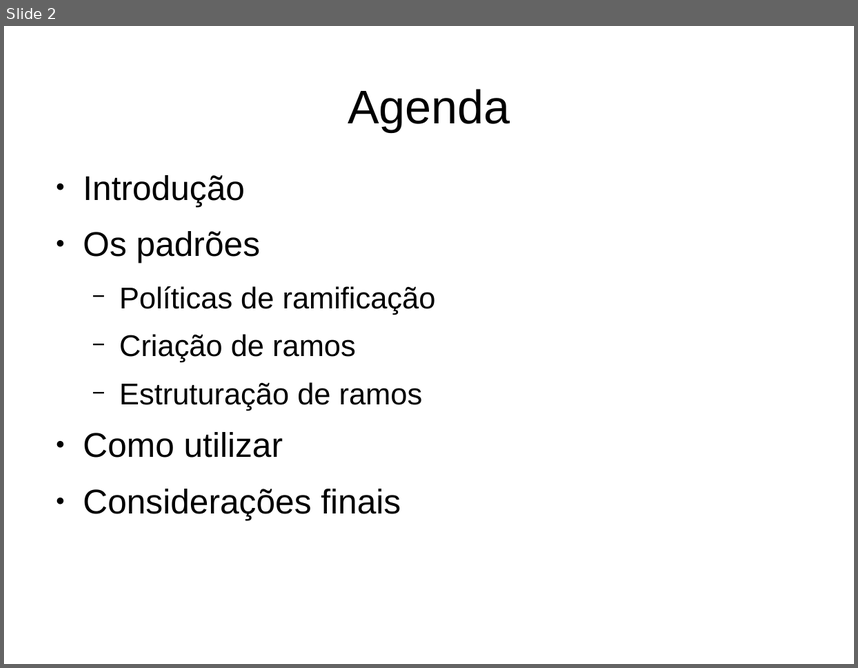
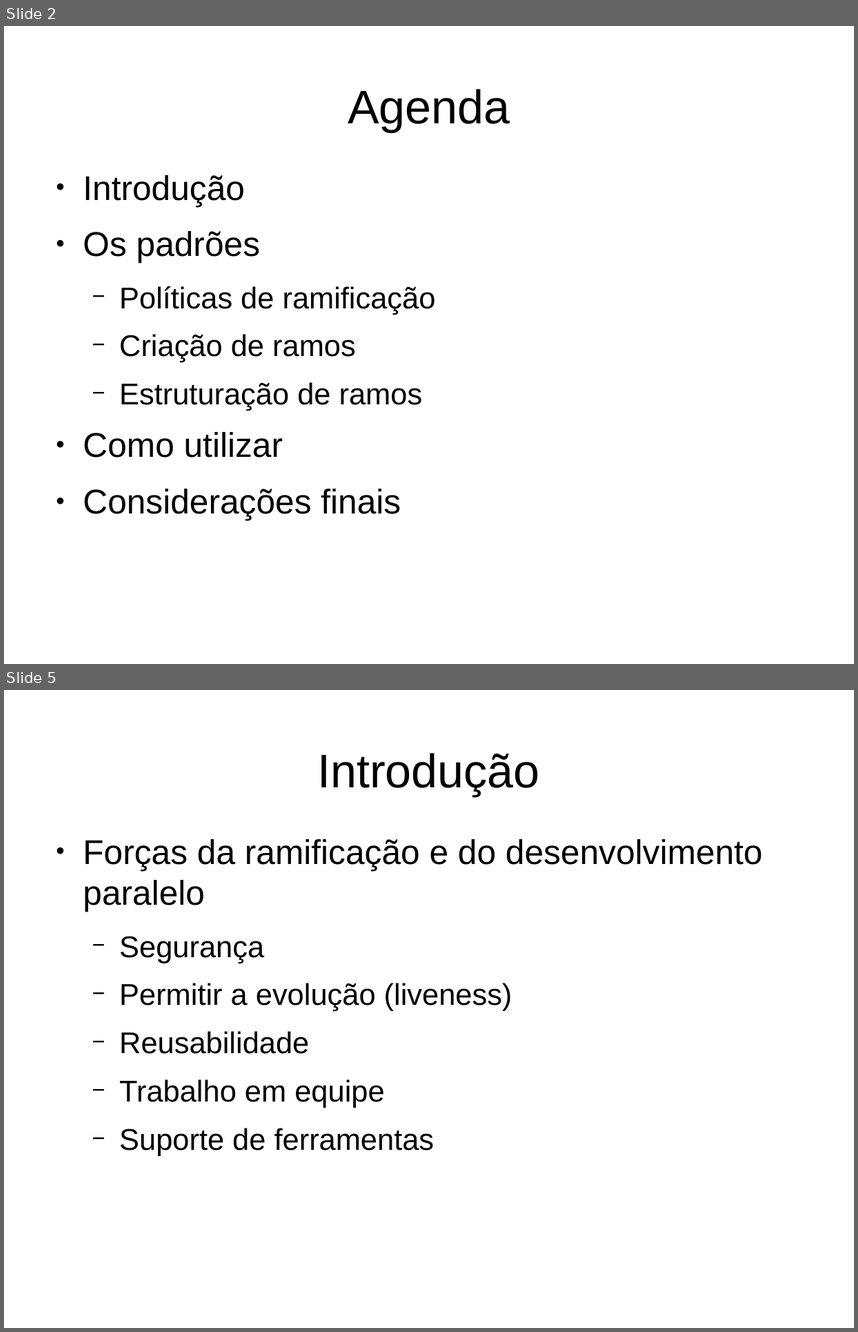
Before and after one commit to gtessa/gc20131_leitura_5, a slide deck: Inicial.odp. Shown one above the other, each under a label of ours: slide 2 before the commit, slides 2 and 5 after it; the slides between them are not shown. The pictures are 858x668 and 858x1332 pixels, drawn with LibreOffice and Linux fonts; fonts in the diff are those of the drawing. Boxes give left, top, right and bottom in pixels: in the first picture for what was removed or moved away, otherwise in the second. Text is boxed around its words. In the diff, an @@ line names an element or a change of style, - is before the commit and + after.

```diff
--- a/Inicial.odp
+++ b/Inicial.odp
@@ slide 5 added at [4,690,854,1328], background #FFFFFF @@
@@ title added at [317,753,540,796], 44 pt, text #000000 @@
+Introdução
@@ text added at [83,839,763,1156], 28 pt, text #000000 @@
+● Forças da ramificação e do desenvolvimento paralelo
+  − Segurança
+  − Permitir a evolução (liveness)
+  − Reusabilidade
+  − Trabalho em equipe
+  − Suporte de ferramentas
```
Also in this commit, not shown: 2 other slides added, 2 slides removed, 1 other file.
